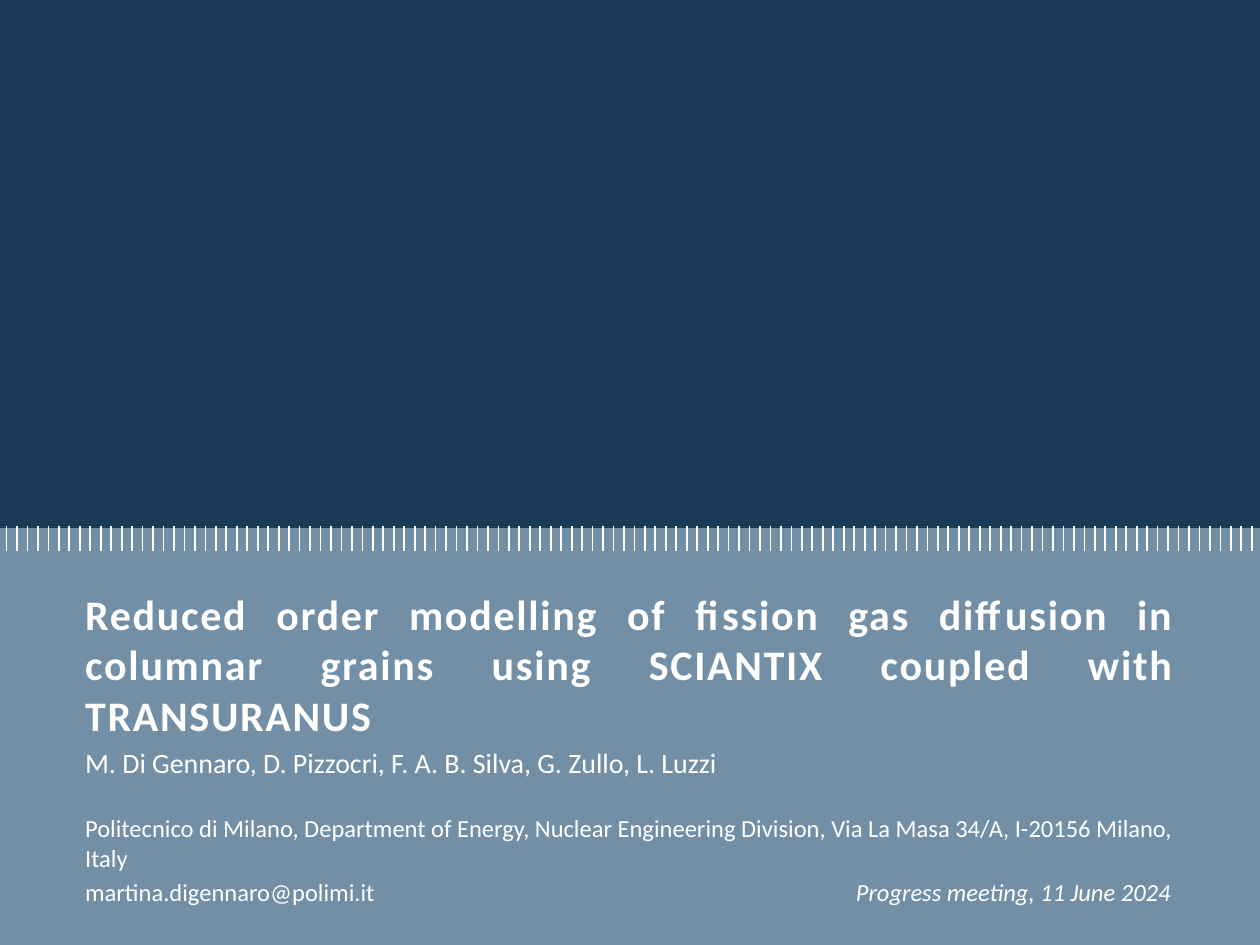
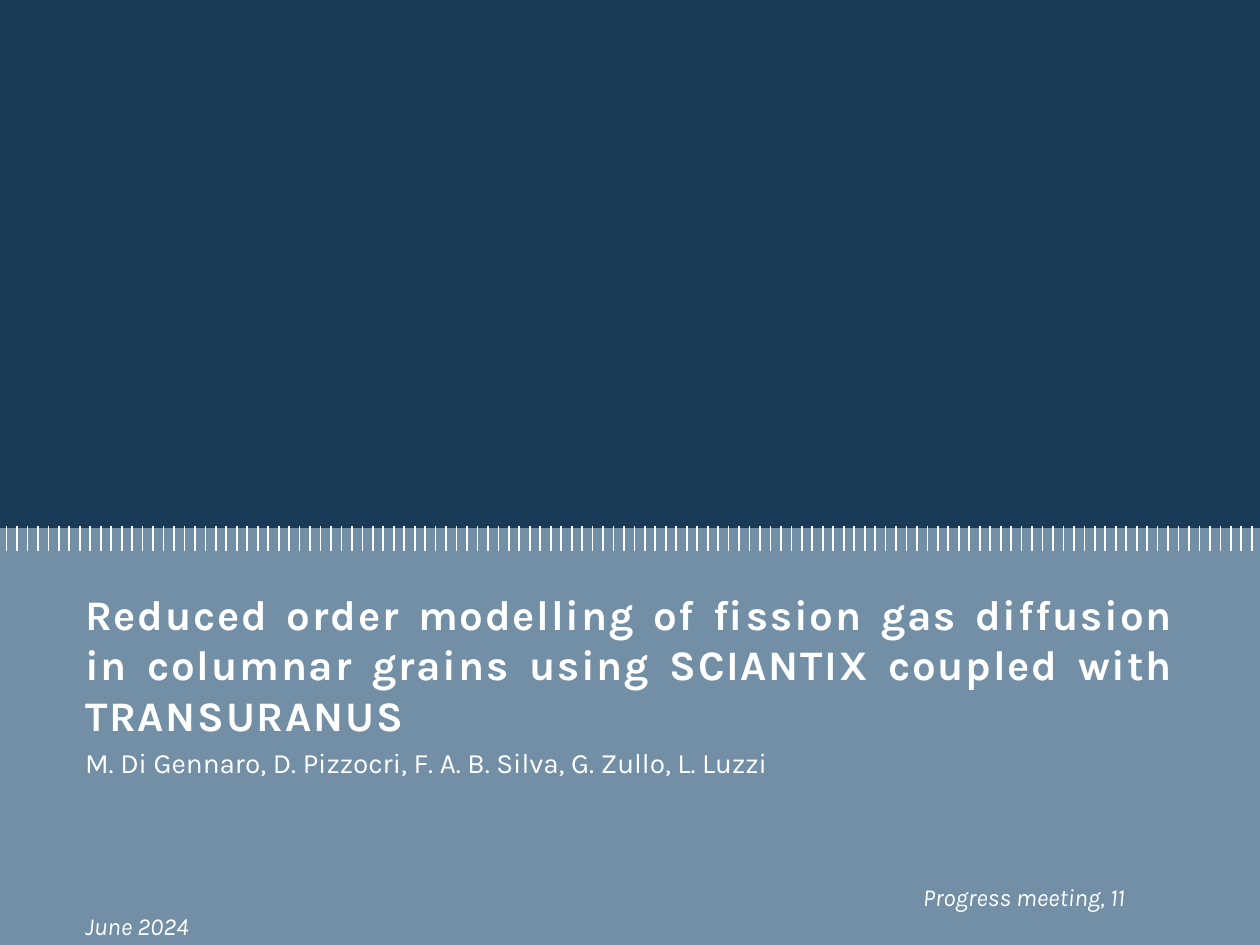
Before and after one commit to sciantix/sciantix-official, a slide deck: slide 1 of ROM updates 18 October 2024.pptx. Drawn at 1260x945 pixels with LibreOffice and Linux fonts; fonts in the diff are those of the drawing; background and template pictures are left out. Boxes give left, top, right and bottom in pixels: in the first picture for what was removed or moved away, otherwise in the second. Text is boxed around its words. In the diff, an @@ line names an element or a change of style, - is before the commit and + after.

```diff
--- a/ROM updates 18 October 2024.pptx
+++ b/ROM updates 18 October 2024.pptx
@@ text "Reduced order modelling of fission ..." at box(85, 600, 1171, 732): font Calibri to Karla @@
@@ text at box(85, 754, 767, 776): font Calibri to Karla in "M. Di Gennaro, D. Pizzocri, F. A. ..." @@
@@ text at box(923, 889, 1125, 912): text changed; font Calibri to Karla; italic on @@
-Politecnico di Milano, Department of Energy, Nuclear Engineering Division, Via La Masa 34/A, I-20156 Milano, Italy
-martina.digennaro@polimi.it Progress meeting, 11 June 2024
+Progress meeting, 11 June 2024
```
Also in this commit, not shown: 4 other slides changed, 10 slides added, 1 slide removed, 29 other files.
